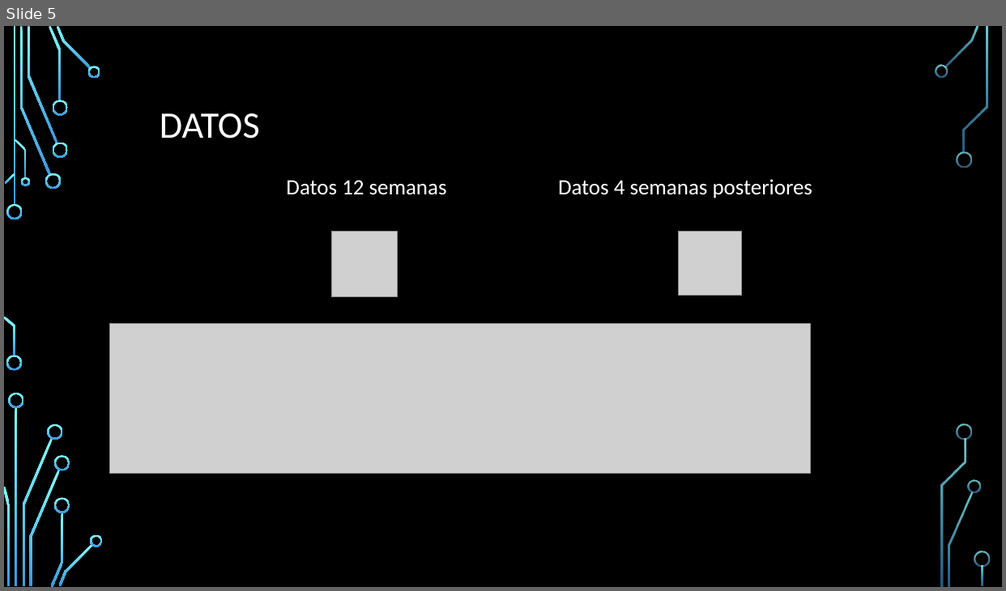
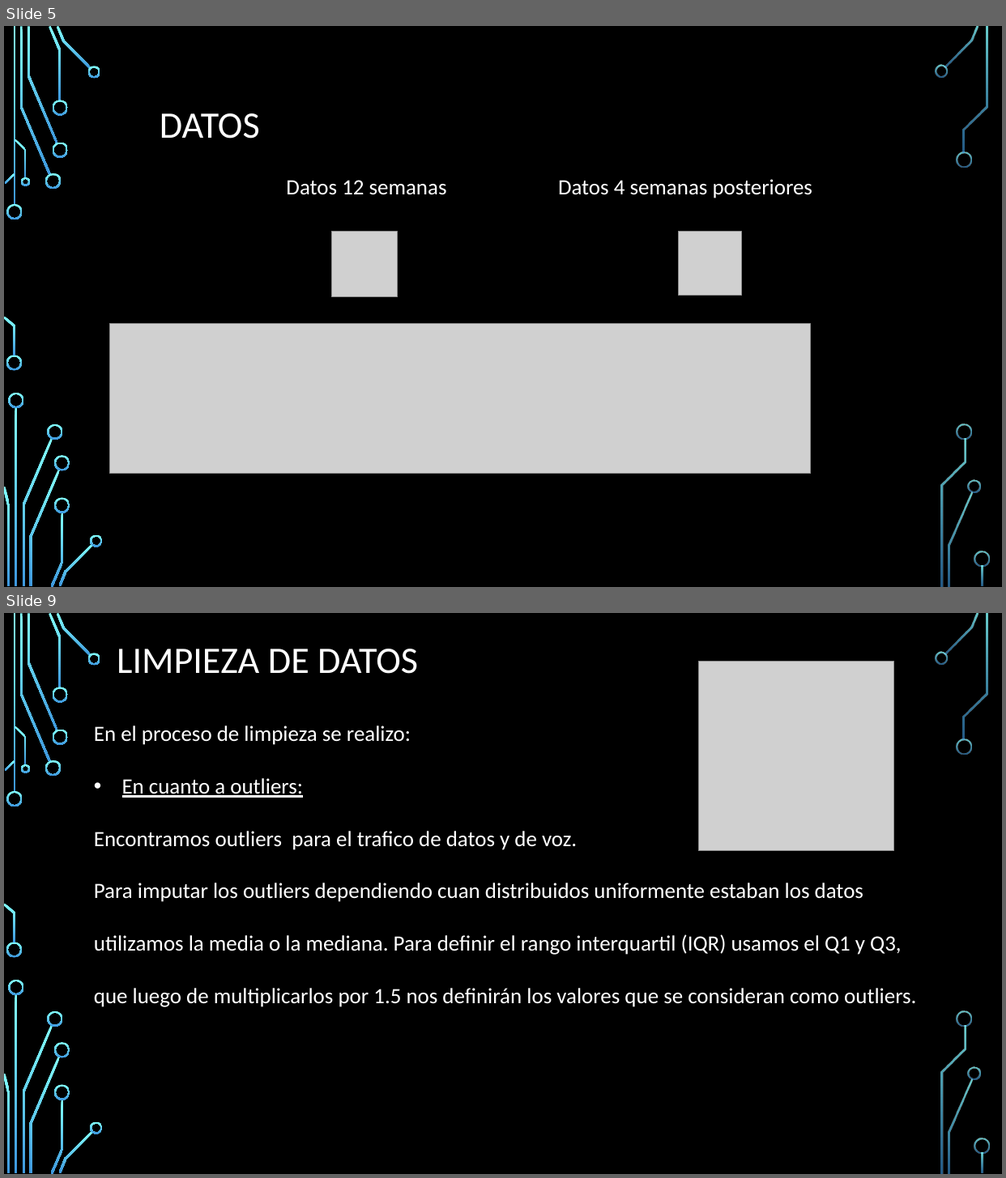
Before and after one commit to maurigarcia88/DiploDataScienceG7, a slide deck: Diplomatura data science.pptx. Shown one above the other, each under a label of ours: slide 5 before the commit, slides 5 and 9 after it; the slides between them are not shown. The pictures are 1006x591 and 1006x1178 pixels, drawn with LibreOffice and Linux fonts; fonts in the diff are those of the drawing; grey boxes stand for pictures; background and template pictures are left out. Boxes give left, top, right and bottom in pixels: in the first picture for what was removed or moved away, otherwise in the second. Text is boxed around its words. In the diff, an @@ line names an element or a change of style, - is before the commit and + after.

Commit message:
modifico ppt para presentacion

```diff
--- a/Diplomatura data science.pptx
+++ b/Diplomatura data science.pptx
@@ slide 9 added at (4, 613, 1002, 1174), background picture (left out); not listed: 36 template elements that a slide beside it also shows @@
@@ title added at (117, 649, 418, 674), 36 pt, text #FFFFFF @@
+LIMPIEZA DE DATOS
@@ picture added at (699, 662, 894, 852) @@
@@ text added at (94, 726, 916, 1007), 21 pt, text #FFFFFF @@
+En el proceso de limpieza se realizo:
+• En cuanto a outliers:
+Encontramos outliers para el trafico de datos y de voz.
+Para imputar los outliers dependiendo cuan distribuidos uniformente estaban los datos utilizamos la media o la mediana. Para definir el rango interquartil (IQR) usamos el Q1 y Q3, que luego de multiplicarlos por 1.5 nos definirán los valores que se consideran como outliers.
```
Also in this commit, not shown: 2 slides changed, 2 other slides added.
